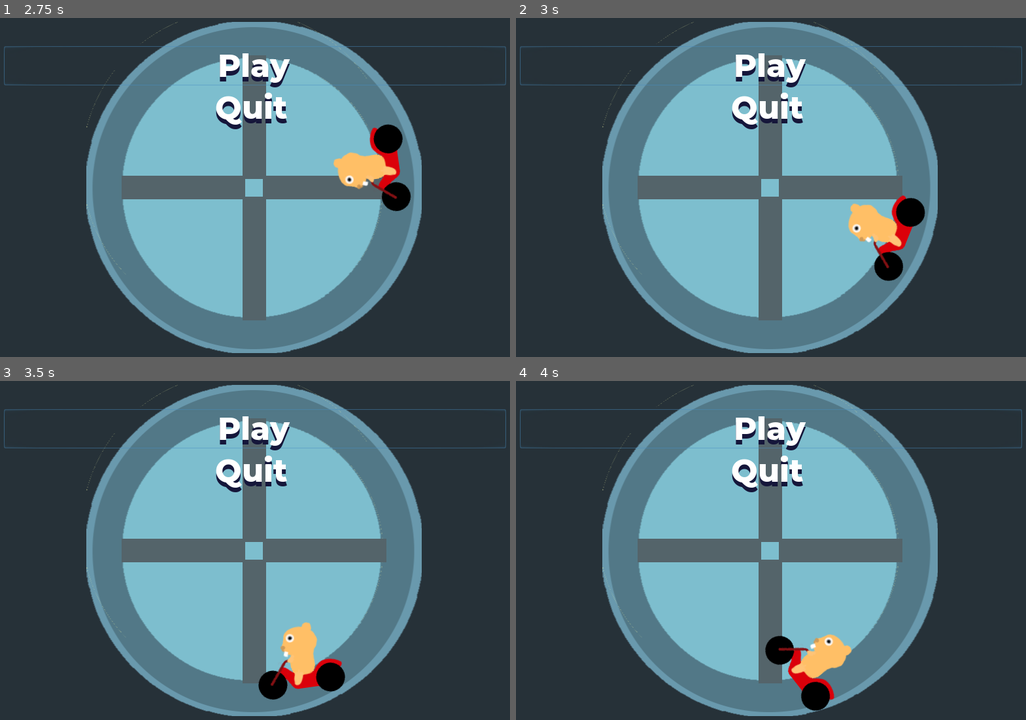
Above: before the commit, frames 1-4 (two rows, left to right).
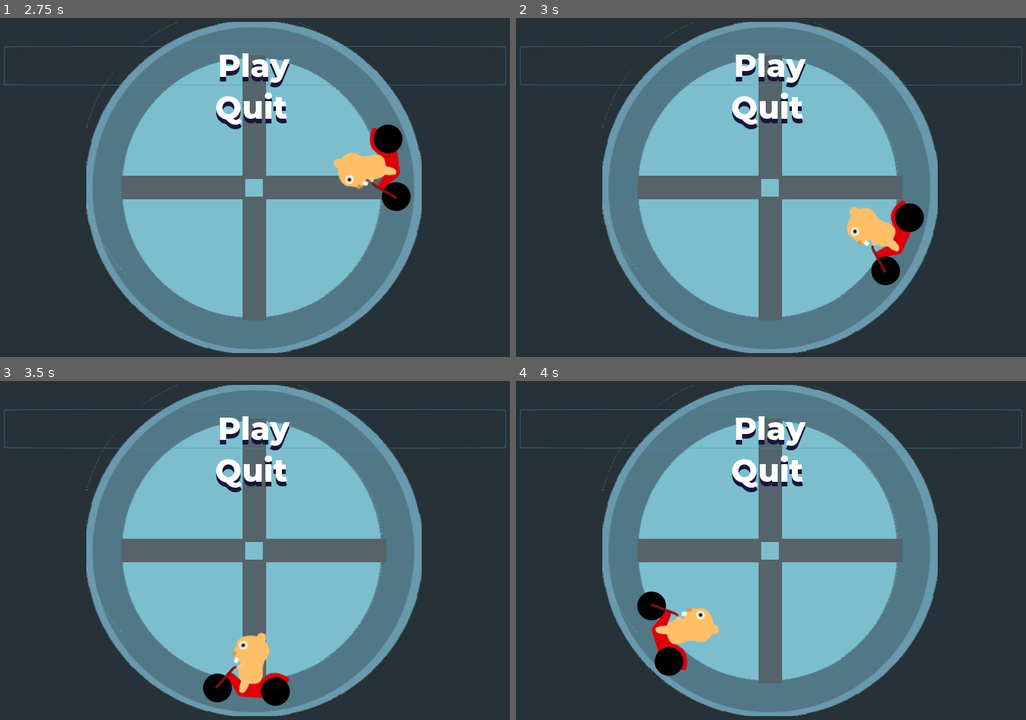
Above: after the commit, the same moments.

Repository: NHohl/LudumDare47-Hamster
Game: Godot game, scene res://Scenes/Main.tscn
Same seed, same stepped clock (60 frames per second), same inputs: the game is played once before the commit and once after it. Sound files missing from this copy of the repository are replaced by a short silence.
Inputs:
- Up to frame 1 (2.75 s): click "Play" at 0.5 s; click "Play" at 1.25 s; click "Play" at 2 s
- Up to frame 2 (3 s): tap Q (next_level) at 2.85 s
- Up to frame 3 (3.5 s): no input
- Up to frame 4 (4 s): tap A (hit) at 3.6 s; tap Q (next_level) at 3.8 s

Frame 1 is identical in both runs. In frame 2, 1.0% of the frame differs, in the area x 64-81%, y 52-79%; in frame 3, 3.3%; in frame 4, 3.9%, in the area x 23-66%, y 61-98%.
Error in both runs: Invalid get index '2' (on base: 'Array'). (res://GameManager.gd:56)

Commit message:
Hamster resets on level change, but beats don't always sync to movement

Diff:
--- a/Conductor.gd
+++ b/Conductor.gd
@@ -25,7 +25,6 @@
 
 func reset():
 	set_stream(Global.fases[Global.FASE]["musica"])
-	song_position_in_beats = 0
 	bpm = Global.fases[Global.FASE]["bpm"]
 
 
--- a/GameManager.gd
+++ b/GameManager.gd
@@ -36,7 +36,7 @@
 		game_over()
 	if Input.is_action_just_pressed("next_level"):
 		next_level()
-	print("FASE = ", Global.FASE)
+#	print("FASE = ", Global.FASE)
 
 func game_over():
 	get_node("../Conductor").stop()
@@ -55,5 +55,6 @@
 	print("FASE = ", Global.FASE)
 	must_hit = Global.fases[Global.FASE]["batidas"]
 	bpm = Global.fases[Global.FASE]["bpm"]
+	get_node("../Wheel/RotationController").reset_hamster()
 	get_node("../Conductor").reset()
 	get_node("../Conductor").play()
--- a/RotationController.gd
+++ b/RotationController.gd
@@ -1,38 +1,50 @@
 extends Node2D
 
-
+var hamster_node = preload("res://Scenes/Hamster.tscn").instance()
 export var radius = Vector2.ONE * 180
 var hamster = []
 var orbit_angle_offset = PI / 2 # Angle that first platform will orbit around controller
 var sprite
 var sprite_rotation = 0
 var is_alive = false
-
+var rotation_duration = Global.fases[Global.FASE]["rotation_duration"]
+#var rotation_duration = 3.0
 # Called when the node enters the scene tree for the first time.
 func _ready():
 	find_hamster()
-	sprite = hamster[0].get_child(1)
+	sprite = hamster[Global.FASE].get_child(1)
 
 func _physics_process(delta):
 	if is_alive:
-		orbit_angle_offset += 2 * PI * delta / float(Global.ROTATION_DURATION)
+		orbit_angle_offset += 2 * PI * delta / rotation_duration
 		# Wrap the angle to keep it nice and tidy, and to prevent unlikely overflow
 		orbit_angle_offset = wrapf(orbit_angle_offset, -PI, PI)
-		sprite_rotation += 360 * delta / float(Global.ROTATION_DURATION)
+		sprite_rotation += 360 * delta / rotation_duration
 	move_hamster()
 	rotate_sprite()
 
 func move_hamster():
 	if get_node("../../Conductor").is_playing():
-		var new_position = Vector2()
-		new_position.x = cos(orbit_angle_offset) * radius.x
-		new_position.y = sin(orbit_angle_offset) * radius.y
-		hamster[0].position = new_position
+		if is_alive:
+			var new_position = Vector2()
+			new_position.x = cos(orbit_angle_offset) * radius.x
+			new_position.y = sin(orbit_angle_offset) * radius.y
+			hamster[Global.FASE].position = new_position
 
 func find_hamster():
 	hamster = []
 	for child in get_children():
 		hamster.append(child)
+	print("hamster = ", hamster)
 
 func rotate_sprite():
 	sprite.rotation_degrees = sprite_rotation
+
+func reset_hamster():
+	rotation_duration = Global.fases[Global.FASE]["rotation_duration"]
+	get_node("Hamster").queue_free()
+	is_alive = false
+	add_child(hamster_node)
+	find_hamster()
+	sprite = hamster[Global.FASE].get_child(1)
+	is_alive = true
--- a/Scenes/Global.gd
+++ b/Scenes/Global.gd
@@ -1,18 +1,21 @@
 extends Node2D
 
 export var ROTATION_DURATION = 3
-export var LIVES = 3
+export var LIVES = 100
 var FASE = 0
 var fases = [
 	{
 		"batidas":[2, 4,6, 8, 10],
 		"bpm":80,
+		"rotation_duration":3.0,
 		"musica":load("res://Music/vai tomar no cu porra 3 segundo meu pinto.ogg")
 	},
 	{
-		"batidas":[3, 6, 9,12],
+#		"batidas":[3, 6, 9,12, 13, 14, 15, 18, 19],
+		"batidas":range(1,50),
 		"bpm":100,
-		"musica":load("res://Music/Almost New.wav")
+		"rotation_duration":2.6,
+		"musica":load("res://Music/batidas 100 bpm.ogg")
 	}
 ]
 
Not shown, added: Music/batidas 100 bpm.ogg.import
Not shown, added: Music/batidas 100 bpm.ogg
